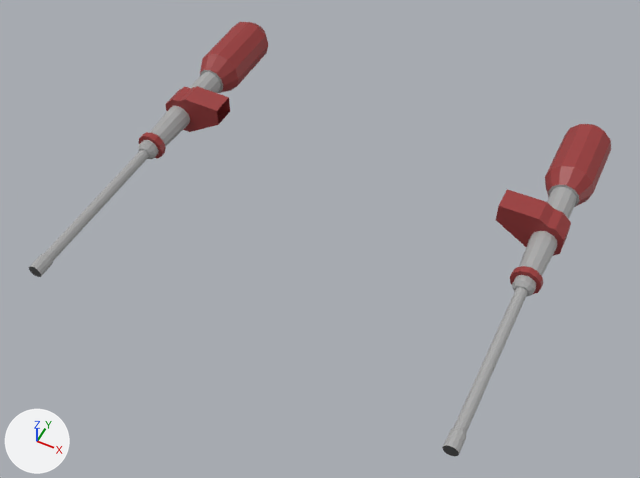
Before and after pictures for a commit that changed the FBX model Content/Assets/Meshes/Characters/Player/PlayerBaseWeapons.fbx.
Rendered twice from a 50 mm camera at (0.837, -4.31, 1.953) aimed at (0.006, -2.649, -0.123). Arrows for +X, +Y and +Z are at lower left; the lights stay in place. Where no turn or scale is listed for an object, it has been applied to the vertices.

In view in the first picture: 'pasted__polySurface36'.
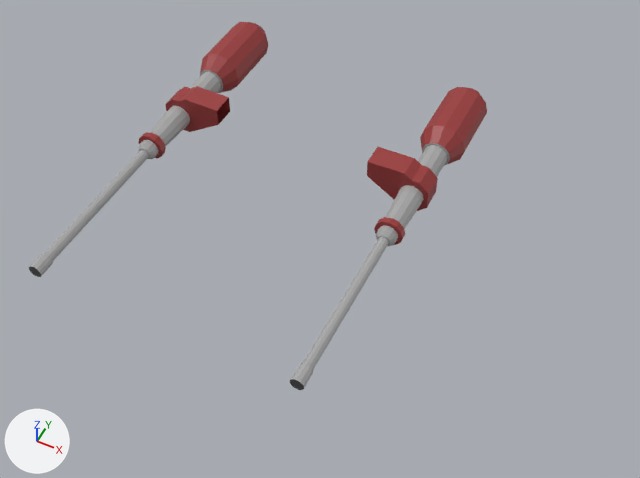
The newer file is also rescaled (x1.953), turned or shifted as a whole; pictures and numbers use the older file's frame.

What differs and where, as boxes (x1, y1, x2, y2) in the pictures (640 x 478 px; the box of a moved part takes in the faces that stretch with it):
'pasted__polySurface36', reshaped (21% narrower, 15% shorter)
    before: (29, 22, 611, 456)
    after: (29, 22, 487, 390)
part 1 of me_mesh, moved or reshaped
    before: (442, 124, 611, 456)
    after: (289, 87, 487, 390)
part 2 of me_mesh, moved or reshaped
    before: (496, 189, 571, 256)
    after: (367, 147, 438, 211)

What changed in the scene script:
```text
Change me_mesh:
    where me_mesh.from_pydata(...)  # 448 vertices, 446 faces; spans x -0.117..1.33, y -0.656..0.656, z -0.086..0.073
    used by ob_pasted__polysurface36; location = (-0.607, -2.547, -0.032)
    me_mesh part 1: the loose piece of 192 vertices spanning x 1.173..1.33, y -0.656..0.656, z -0.086..0.071 is moved by (-0.43, 0.0, 0.0)
    me_mesh part 2: the loose piece of 32 vertices spanning x 1.096..1.306, y 0.124..0.203, z -0.071..0.073 is moved by (-0.43, 0.0, 0.0)
```
